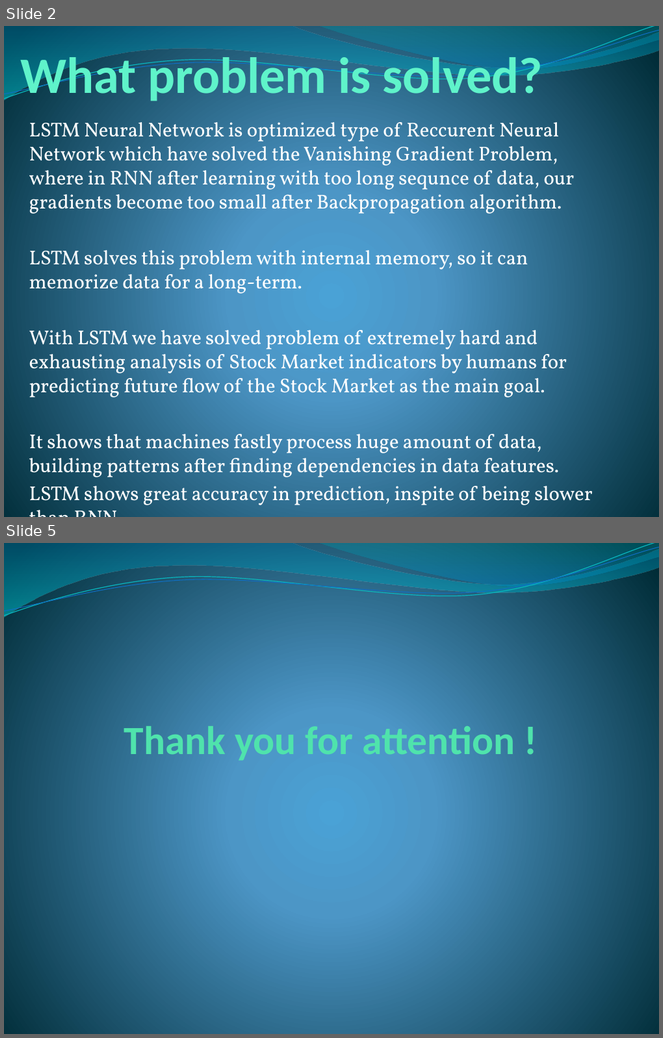
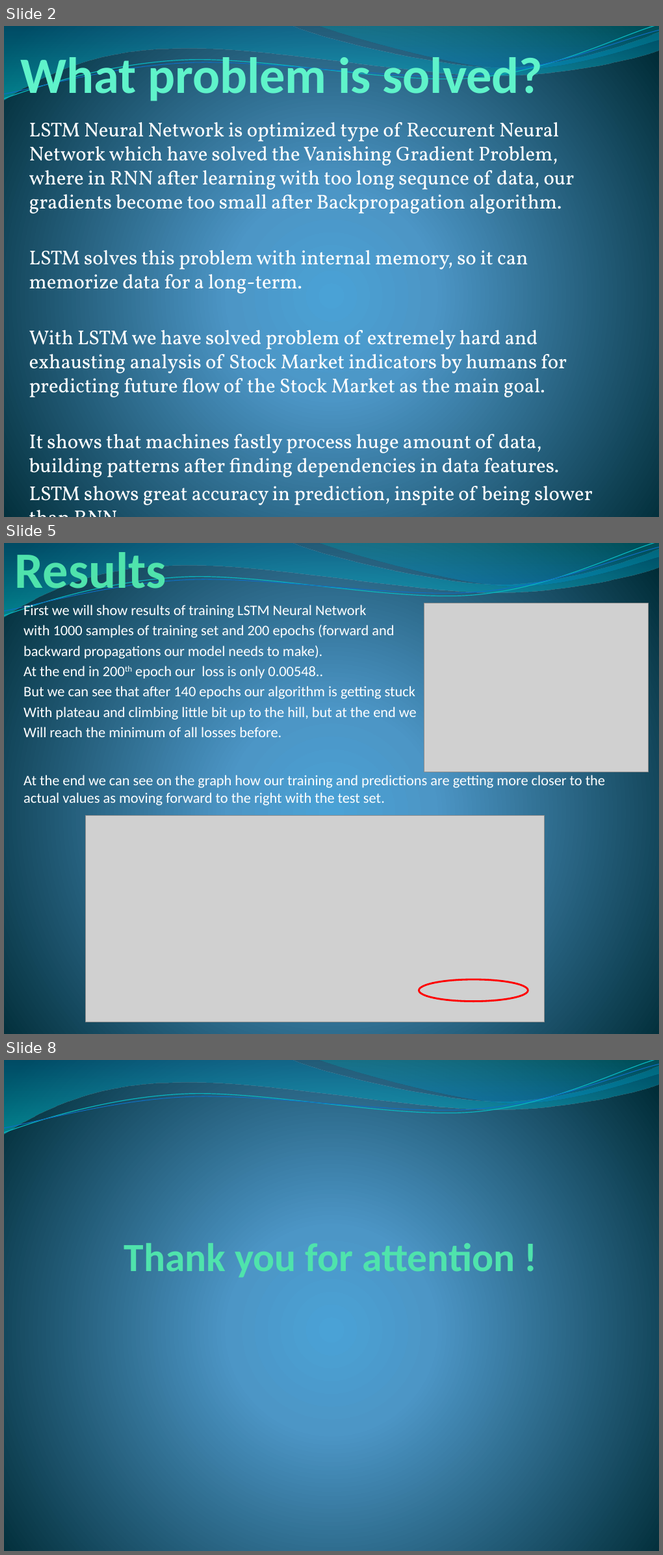
Before and after one commit to Toma1997/AI-Agent-for-Stock-Market, a slide deck: Prediction of Stock Market Prices.pptx. Shown one above the other, each under a label of ours: slides 2 and 5 before the commit, slides 2, 5 and 8 after it; the slides between them are not shown. The pictures are 663x1038 and 663x1555 pixels, drawn with LibreOffice and Linux fonts; fonts in the diff are those of the drawing; grey boxes stand for pictures. Boxes give left, top, right and bottom in pixels: in the first picture for what was removed or moved away, otherwise in the second. Text is boxed around its words. In the diff, an @@ line names an element or a change of style, - is before the commit and + after.

```diff
--- a/Prediction of Stock Market Prices.pptx
+++ b/Prediction of Stock Market Prices.pptx
@@ slide 5 added at <box>4,543,659,1034</box>, background gradient #4AA0D6 to #4C98C7 to #002C38; not listed: 4 template elements that a slide beside it also shows @@
@@ title added at <box>15,552,166,600</box>, 56 pt, text #50E3AC, bold @@
+Results
@@ text added at <box>24,603,605,806</box>, 16 pt, text #FFFFFF @@
+First we will show results of training LSTM Neural Network
+with 1000 samples of training set and 200 epochs (forward and
+backward propagations our model needs to make).
+At the end in 200th epoch our loss is only 0.00548..
+But we can see that after 140 epochs our algorithm is getting stuck
+With plateau and climbing little bit up to the hill, but at the end we
+Will reach the minimum of all losses before.
+At the end we can see on the graph how our training and predictions are getting more closer to the actual values as moving forward to the right with the test set.
@@ picture added at <box>425,603,649,772</box> @@
@@ picture added at <box>86,816,545,1023</box> @@
@@ ellipse added at <box>419,980,528,1002</box>, outline #FF0000 2 pt @@
@@ what was slide 5 is now slide 8 @@
```
Also in this commit, not shown: 2 slides changed, 2 other slides added, 1 other file.
